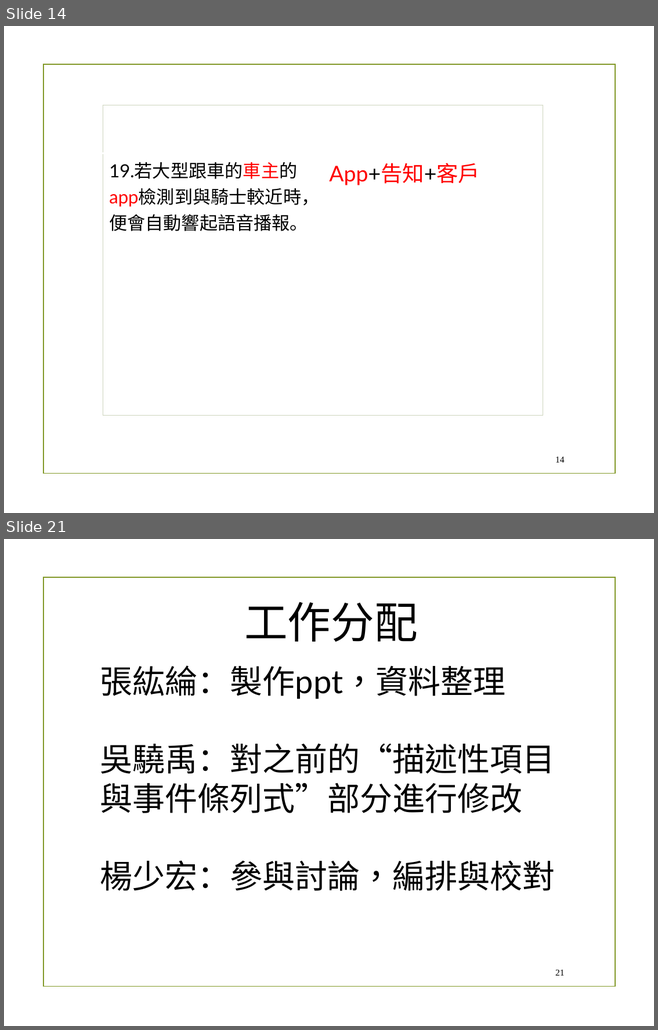
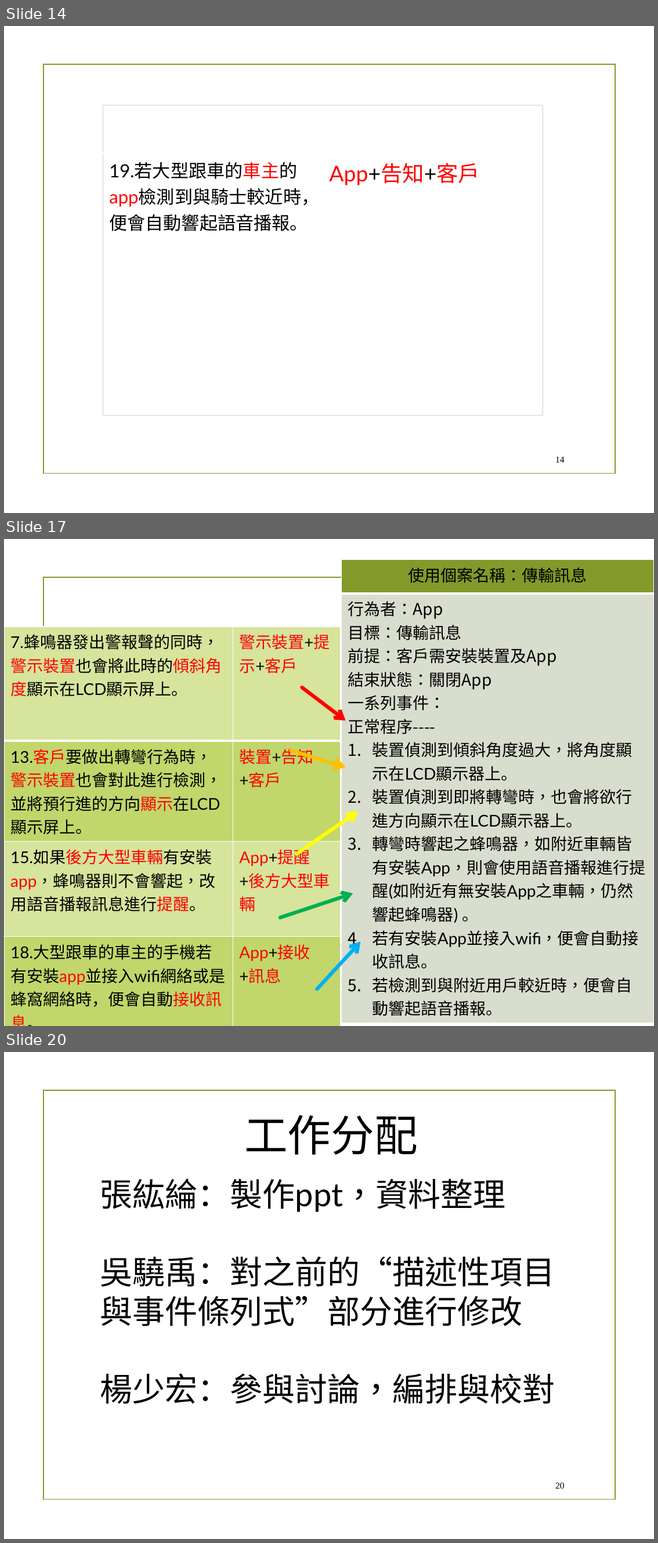
Before and after one commit to chandlerkuo/sharepee, a slide deck: 陀螺儀機車警示裝置.pptx. Shown one above the other, each under a label of ours: slides 14 and 21 before the commit, slides 14, 17 and 20 after it; the slides between them are not shown. The pictures are 658x1030 and 658x1543 pixels, drawn with LibreOffice and Linux fonts; fonts in the diff are those of the drawing; background and template pictures are left out. Boxes give left, top, right and bottom in pixels: in the first picture for what was removed or moved away, otherwise in the second. Text is boxed around its words. In the diff, an @@ line names an element or a change of style, - is before the commit and + after.

Commit message:
Add files via upload
修改使用個案

```diff
--- a/陀螺儀機車警示裝置.pptx
+++ b/陀螺儀機車警示裝置.pptx
@@ slide 17 added at [4, 539, 654, 1026], background picture (left out); not listed: 1 template element that a slide beside it also shows @@
@@ table added at [341, 560, 654, 1019], 2 rows, 1 columns @@
+使用個案名稱：傳輸訊息
+行為者：App / 目標：傳輸訊息 / 前提：客戶需安裝裝置及App / 結束狀態：關閉App / 一系列事件： / 正常程序---- / 裝置偵測到傾斜角度過大，將角度顯示在LCD顯示器上。 / 裝置偵測到即將轉彎時，也會將欲行進方向顯示在LCD顯示器上。 / 轉彎時響起之蜂鳴器，如附近車輛皆有安裝App，則會使用語音播報進行提醒(如附近有無安裝App之車輛，仍然響起蜂鳴器) 。 / 若有安裝App並接入wifi，便會自動接收訊息。 / 若檢測到與附近用戶較近時，便會自動響起語音播報。
@@ table added at [4, 627, 340, 1013], 5 rows, 2 columns @@
+7.蜂鳴器發出警報聲的同時，警示裝置也會將此時的傾斜角度顯示在LCD顯示屏上。 | 警示裝置+提示+客戶
+13.客戶要做出轉彎行為時，警示裝置也會對此進行檢測，並將預行進的方向顯示在LCD顯示屏上。 | 裝置+告知+客戶
+15.如果後方大型車輛有安裝app，蜂鳴器則不會響起，改用語音播報訊息進行提醒。 | App+提醒+後方大型車輛
+18.大型跟車的車主的手機若有安裝app並接入wifi網絡或是蜂窩網絡時，便會自動接收訊息。 | App+接收+訊息
+19.若大型跟車的車主的app檢測到與騎士較近時，便會自動響起語音播報。 | App+告知+客戶
@@ arrow added from (302, 687) to (346, 721), #FF0000 4 pt @@
@@ arrow added from (291, 751) to (346, 767), #FFC000 4 pt @@
@@ arrow added from (296, 854) to (358, 811), #FFFF00 4 pt @@
@@ arrow added from (280, 918) to (353, 894), #00B050 4 pt @@
@@ arrow added from (317, 989) to (361, 942), #00B0F0 4 pt @@
@@ page number added at [555, 968, 564, 977], 10 pt, text #000000 @@
+17
@@ what was slide 21 is now slide 20 @@
@@ page number at [555, 1482, 564, 1489]: text changed @@
-21
+20
```
Also in this commit, not shown: 5 slides changed, 1 other slide added, 3 slides removed.
